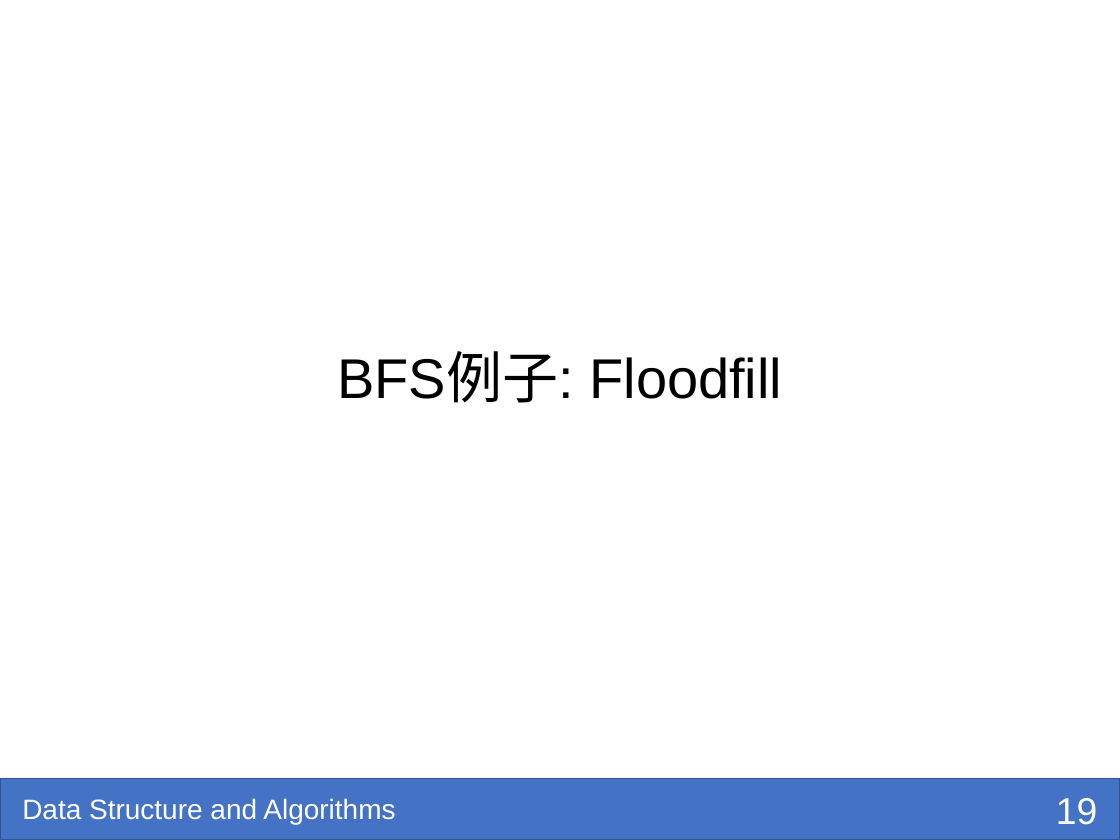
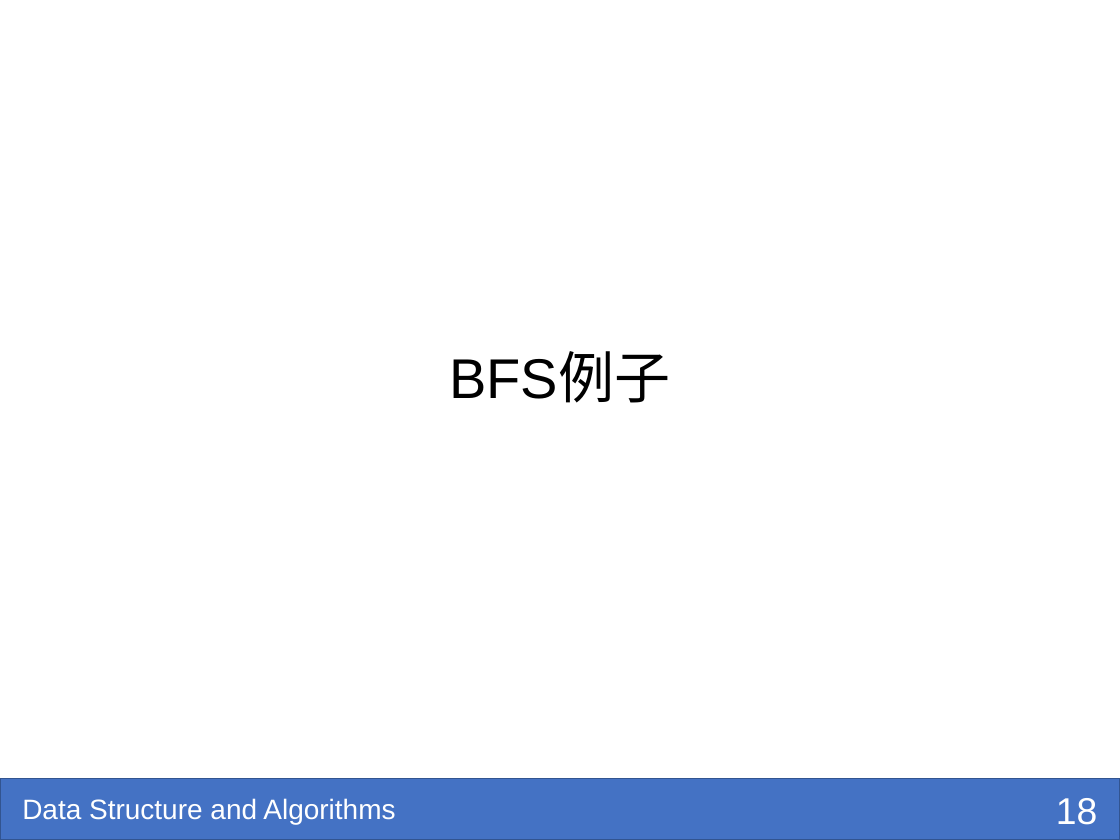
Before and after one commit to shzaiz/dx-public, a slide deck: slide 18 of notes/notes/ds-algo/ch13-graph-basic.pptx (slide 19 before the commit). Drawn at 1120x840 pixels with LibreOffice and Linux fonts; fonts in the diff are those of the drawing; background and template pictures are left out. Boxes give left, top, right and bottom in pixels: in the first picture for what was removed or moved away, otherwise in the second. Text is boxed around its words. In the diff, an @@ line names an element or a change of style, - is before the commit and + after.

```diff
--- a/notes/notes/ds-algo/ch13-graph-basic.pptx
+++ b/notes/notes/ds-algo/ch13-graph-basic.pptx
@@ title at (x1=450, y1=353, x2=671, y2=403): text changed @@
-BFS例子: Floodfill
+BFS例子
@@ page number at (x1=1056, y1=798, x2=1097, y2=825): text changed @@
-19
+18
```
Also in this commit, not shown: 1 other slide changed, 2 slides added, 21 other files.
